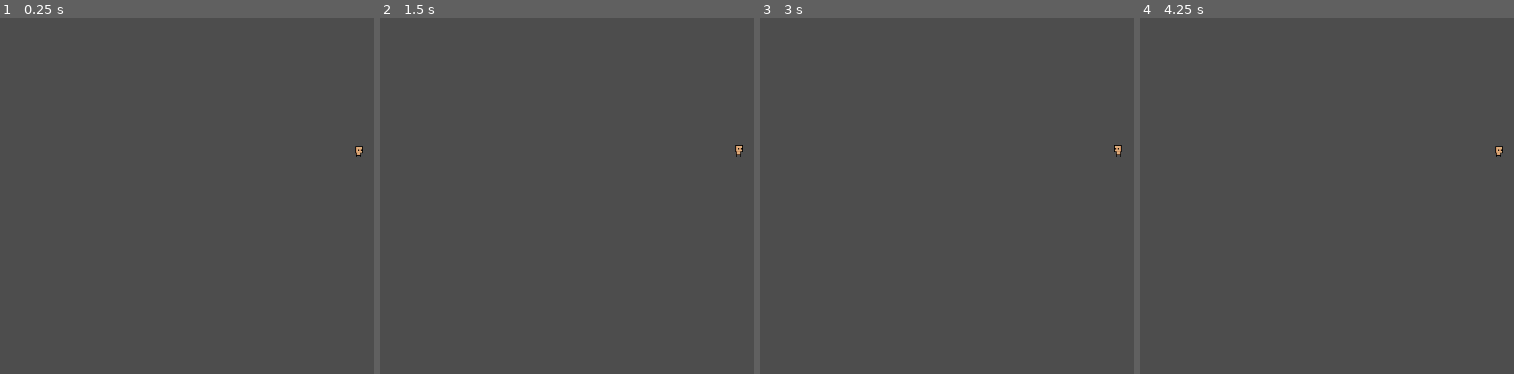
Above: before the commit, frames 1-4 (left to right).
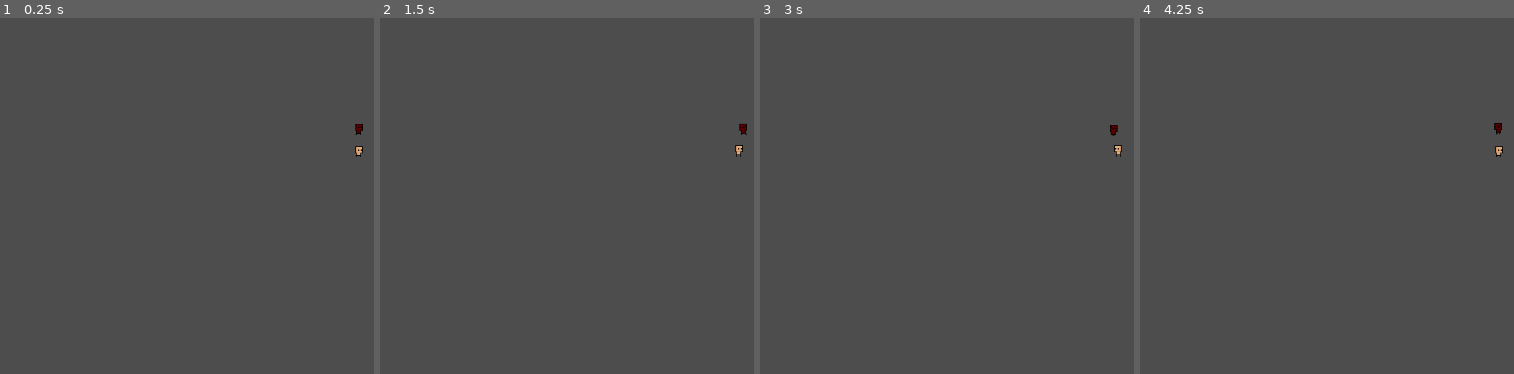
Above: after the commit, the same moments.

Repository: Uhboer/deffusion
Game: Godot game, scene res://scenes/world.tscn
Two runs of this game, one before a commit and one after it. Both use one fixed random seed, a clock stepped at 60 frames per second and the inputs below. The engine's default icon, where the game draws it, is replaced by a stand-in: a white triangle on a blue panel in a dark square.
Inputs (mouse positions are in pixels of both pictures, inside the frame that each line leads up to):
- Up to frame 1 (0.25 s): no input
- Up to frame 2 (1.5 s): tap Enter at 0.5 s; move the mouse to (outside the picture) at 0.52 s; tap A (A) at 0.6 s; tap D (D) at 0.8, 1.35 s; tap Space at 1.25 s; move the mouse to (578, 171) at 1.27 s
- Up to frame 3 (3 s): tap S (S) at 1.55, 2.1 s; tap Enter at 2 s; move the mouse to (outside the picture) at 2.02 s; tap A (A) at 2.3, 2.85 s; tap Space at 2.75 s; move the mouse to (1077, 238) at 2.77 s
- Up to frame 4 (4.25 s): tap D (D) at 3.05, 3.6 s; tap Enter at 3.5 s; move the mouse to (outside the picture) at 3.52 s; tap S (S) at 3.8 s

The runs differ from the first frame. In frame 1, less than 0.1% of the frame differs, in the area x 94-98%, y 29-33%; in frame 2, less than 0.1%; in frame 3, less than 0.1%; in frame 4, less than 0.1%.

Commit message:
zombie fix

Diff:
--- a/project.godot
+++ b/project.godot
@@ -44,7 +44,7 @@
 }
 shoot={
 "deadzone": 0.5,
-"events": [Object(InputEventMouseButton,"resource_local_to_scene":false,"resource_name":"","device":-1,"window_id":0,"alt_pressed":false,"shif …(230 unchanged characters)…
+"events": [Object(InputEventMouseButton,"resource_local_to_scene":false,"resource_name":"","device":0,"window_id":0,"alt_pressed":false,"shif …(230 unchanged characters)…
 ]
 }
 
--- a/scenes/Mobs/character_body_2d.gd
+++ /dev/null
@@ -1,24 +0,0 @@
-extends CharacterBody2D
-@onready var anim = $AnimatedSprite2D
-
-const SPEED = 200.0
-var player = null
-
-func _physics_process(delta) -> void:
-	if not player: return
-	var direction = (player.transform.origin - self.transform.origin).normalized()
-	velocity = direction * SPEED
-	anim.play("move")
-	move_and_slide()
-
-func _on_detection_area_body_entered(body: Node2D) -> void:
-	# TODO: check if body is player
-	if true:
-		player = body
-
-
-
-func _on_detection_area_body_exited(body: Node2D) -> void:
-	if true:
-		player = null
-		anim.play("idle")
--- a/scenes/Mobs/mobs.tscn
+++ /dev/null
@@ -1,131 +0,0 @@
-[gd_scene load_steps=17 format=3 uid="uid://cd78mdk0ll67h"]
-
-[ext_resource type="Texture2D" uid="uid://c6g07yca5gwy7" path="res://sprites/Player/Zombie.png" id="1_2lud0"]
-[ext_resource type="Script" path="res://scenes/Mobs/character_body_2d.gd" id="1_rydlf"]
-
-[sub_resource type="RectangleShape2D" id="RectangleShape2D_jepgl"]
-size = Vector2(9, 14)
-
-[sub_resource type="AtlasTexture" id="AtlasTexture_0f83g"]
-atlas = ExtResource("1_2lud0")
-region = Rect2(0, 0, 32, 32)
-
-[sub_resource type="AtlasTexture" id="AtlasTexture_8645n"]
-atlas = ExtResource("1_2lud0")
-region = Rect2(32, 0, 32, 32)
-
-[sub_resource type="AtlasTexture" id="AtlasTexture_kk6d5"]
-atlas = ExtResource("1_2lud0")
-region = Rect2(64, 0, 32, 32)
-
-[sub_resource type="AtlasTexture" id="AtlasTexture_ly8lb"]
-atlas = ExtResource("1_2lud0")
-region = Rect2(96, 0, 32, 32)
-
-[sub_resource type="AtlasTexture" id="AtlasTexture_ak45a"]
-atlas = ExtResource("1_2lud0")
-region = Rect2(128, 0, 32, 32)
-
-[sub_resource type="AtlasTexture" id="AtlasTexture_eqavg"]
-atlas = ExtResource("1_2lud0")
-region = Rect2(160, 0, 32, 32)
-
-[sub_resource type="AtlasTexture" id="AtlasTexture_ajy51"]
-atlas = ExtResource("1_2lud0")
-region = Rect2(192, 0, 32, 32)
-
-[sub_resource type="AtlasTexture" id="AtlasTexture_fu4kh"]
-atlas = ExtResource("1_2lud0")
-region = Rect2(224, 0, 32, 32)
-
-[sub_resource type="AtlasTexture" id="AtlasTexture_87jxq"]
-atlas = ExtResource("1_2lud0")
-region = Rect2(256, 0, 32, 32)
-
-[sub_resource type="AtlasTexture" id="AtlasTexture_50tfr"]
-atlas = ExtResource("1_2lud0")
-region = Rect2(288, 0, 32, 32)
-
-[sub_resource type="SpriteFrames" id="SpriteFrames_8j3gq"]
-animations = [{
-"frames": [{
-"duration": 1.0,
-"texture": SubResource("AtlasTexture_0f83g")
-}, {
-"duration": 1.0,
-"texture": SubResource("AtlasTexture_8645n")
-}, {
-"duration": 1.0,
-"texture": SubResource("AtlasTexture_kk6d5")
-}, {
-"duration": 1.0,
-"texture": SubResource("AtlasTexture_ly8lb")
-}],
-"loop": true,
-"name": &"idle",
-"speed": 5.0
-}, {
-"frames": [{
-"duration": 1.0,
-"texture": SubResource("AtlasTexture_ak45a")
-}, {
-"duration": 1.0,
-"texture": SubResource("AtlasTexture_eqavg")
-}, {
-"duration": 1.0,
-"texture": SubResource("AtlasTexture_ajy51")
-}, {
-"duration": 1.0,
-"texture": SubResource("AtlasTexture_fu4kh")
-}, {
-"duration": 1.0,
-"texture": SubResource("AtlasTexture_87jxq")
-}, {
-"duration": 1.0,
-"texture": SubResource("AtlasTexture_50tfr")
-}],
-"loop": true,
-"name": &"move",
-"speed": 5.0
-}]
-
-[sub_resource type="RectangleShape2D" id="RectangleShape2D_o0dgv"]
-size = Vector2(9, 14)
-
-[sub_resource type="CircleShape2D" id="CircleShape2D_8sv7o"]
-radius = 509.0
-
-[node name="Mobs" type="Area2D"]
-
-[node name="zombie" type="Node2D" parent="."]
-
-[node name="zombie" type="CharacterBody2D" parent="zombie"]
-script = ExtResource("1_rydlf")
-
-[node name="CollisionShape2D" type="CollisionShape2D" parent="zombie/zombie"]
-position = Vector2(0.5, 1)
-shape = SubResource("RectangleShape2D_jepgl")
-
-[node name="AnimatedSprite2D" type="AnimatedSprite2D" parent="zombie/zombie"]
-position = Vector2(0, -1.0625)
-scale = Vector2(0.75, 0.753906)
-sprite_frames = SubResource("SpriteFrames_8j3gq")
-animation = &"move"
-autoplay = "idle"
-frame_progress = 0.416248
-speed_scale = 1.5
-
-[node name="CollisionShape2D" type="CollisionShape2D" parent="."]
-position = Vector2(0.5, 1)
-shape = SubResource("RectangleShape2D_o0dgv")
-one_way_collision_margin = 0.0
-
-[node name="detectionArea" type="Area2D" parent="."]
-disable_mode = 2
-
-[node name="CollisionShape2D" type="CollisionShape2D" parent="detectionArea"]
-shape = SubResource("CircleShape2D_8sv7o")
-
-[connection signal="body_entered" from="." to="zombie/zombie" method="_on_mobs_body_entered"]
-[connection signal="body_entered" from="detectionArea" to="zombie/zombie" method="_on_detection_area_body_entered"]
-[connection signal="body_exited" from="detectionArea" to="zombie/zombie" method="_on_detection_area_body_exited"]
--- /dev/null
+++ b/scenes/Mobs/zombie/zombie.gd
@@ -0,0 +1,27 @@
+extends CharacterBody2D
+
+@onready var anim = $AnimatedSprite2D
+const SPEED = 200.0
+var chase = false
+
+
+func _physics_process(delta: float) -> void:
+	var player = $"../player"
+	var direction = (player.position - self.position).normalized()
+
+	if direction.x < 0:
+		anim.flip_h = true
+	else:
+		anim.flip_h = false
+
+	if chase == true:
+		anim.play("Run")
+		velocity = direction * SPEED
+
+	move_and_slide()
+
+
+
+func _on_detect_zone_body_entered(body: Node2D) -> void:
+	if body.name == "player":
+		chase = true
--- /dev/null
+++ b/scenes/Mobs/zombie/zombie.tscn
@@ -0,0 +1,111 @@
+[gd_scene load_steps=16 format=3 uid="uid://by7vcldpp7kdp"]
+
+[ext_resource type="Script" path="res://scenes/Mobs/zombie/zombie.gd" id="1_30j87"]
+[ext_resource type="Texture2D" uid="uid://c6g07yca5gwy7" path="res://sprites/Player/Zombie.png" id="2_gd7f3"]
+
+[sub_resource type="RectangleShape2D" id="RectangleShape2D_gvsrv"]
+
+[sub_resource type="AtlasTexture" id="AtlasTexture_fuc16"]
+atlas = ExtResource("2_gd7f3")
+region = Rect2(0, 0, 32, 32)
+
+[sub_resource type="AtlasTexture" id="AtlasTexture_n8rii"]
+atlas = ExtResource("2_gd7f3")
+region = Rect2(32, 0, 32, 32)
+
+[sub_resource type="AtlasTexture" id="AtlasTexture_c6urg"]
+atlas = ExtResource("2_gd7f3")
+region = Rect2(64, 0, 32, 32)
+
+[sub_resource type="AtlasTexture" id="AtlasTexture_7reul"]
+atlas = ExtResource("2_gd7f3")
+region = Rect2(96, 0, 32, 32)
+
+[sub_resource type="AtlasTexture" id="AtlasTexture_hcheu"]
+atlas = ExtResource("2_gd7f3")
+region = Rect2(128, 0, 32, 32)
+
+[sub_resource type="AtlasTexture" id="AtlasTexture_pxydk"]
+atlas = ExtResource("2_gd7f3")
+region = Rect2(160, 0, 32, 32)
+
+[sub_resource type="AtlasTexture" id="AtlasTexture_kpxed"]
+atlas = ExtResource("2_gd7f3")
+region = Rect2(192, 0, 32, 32)
+
+[sub_resource type="AtlasTexture" id="AtlasTexture_s1nn5"]
+atlas = ExtResource("2_gd7f3")
+region = Rect2(224, 0, 32, 32)
+
+[sub_resource type="AtlasTexture" id="AtlasTexture_05uwq"]
+atlas = ExtResource("2_gd7f3")
+region = Rect2(256, 0, 32, 32)
+
+[sub_resource type="AtlasTexture" id="AtlasTexture_gu1it"]
+atlas = ExtResource("2_gd7f3")
+region = Rect2(288, 0, 32, 32)
+
+[sub_resource type="SpriteFrames" id="SpriteFrames_q1s3s"]
+animations = [{
+"frames": [{
+"duration": 1.0,
+"texture": SubResource("AtlasTexture_fuc16")
+}, {
+"duration": 1.0,
+"texture": SubResource("AtlasTexture_n8rii")
+}, {
+"duration": 1.0,
+"texture": SubResource("AtlasTexture_c6urg")
+}, {
+"duration": 1.0,
+"texture": SubResource("AtlasTexture_7reul")
+}],
+"loop": true,
+"name": &"Idle",
+"speed": 5.0
+}, {
+"frames": [{
+"duration": 1.0,
+"texture": SubResource("AtlasTexture_hcheu")
+}, {
+"duration": 1.0,
+"texture": SubResource("AtlasTexture_pxydk")
+}, {
+"duration": 1.0,
+"texture": SubResource("AtlasTexture_kpxed")
+}, {
+"duration": 1.0,
+"texture": SubResource("AtlasTexture_s1nn5")
+}, {
+"duration": 1.0,
+"texture": SubResource("AtlasTexture_05uwq")
+}, {
+"duration": 1.0,
+"texture": SubResource("AtlasTexture_gu1it")
+}],
+"loop": true,
+"name": &"Run",
+"speed": 5.0
+}]
+
+[sub_resource type="CircleShape2D" id="CircleShape2D_kvxg0"]
+radius = 78.59
+
+[node name="zombie" type="CharacterBody2D"]
+script = ExtResource("1_30j87")
+
+[node name="CollisionShape2D" type="CollisionShape2D" parent="."]
+shape = SubResource("RectangleShape2D_gvsrv")
+
+[node name="AnimatedSprite2D" type="AnimatedSprite2D" parent="."]
+scale = Vector2(0.5, 0.5)
+sprite_frames = SubResource("SpriteFrames_q1s3s")
+animation = &"Run"
+autoplay = "Idle"
+
+[node name="detectZone" type="Area2D" parent="."]
+
+[node name="CollisionShape2D" type="CollisionShape2D" parent="detectZone"]
+shape = SubResource("CircleShape2D_kvxg0")
+
+[connection signal="body_entered" from="detectZone" to="." method="_on_detect_zone_body_entered"]
--- a/scenes/world.tscn
+++ b/scenes/world.tscn
@@ -1,8 +1,14 @@
-[gd_scene load_steps=3 format=3 uid="uid://0r76ngbqb2rc"]
+[gd_scene load_steps=4 format=3 uid="uid://0r76ngbqb2rc"]
 
 [ext_resource type="PackedScene" uid="uid://dla1hwv3c2ir2" path="res://scenes/character_body_2d.tscn" id="1_wwfsk"]
+[ext_resource type="PackedScene" uid="uid://dqrmekoo4aiu4" path="res://scenes/marker_2d.tscn" id="2_bugev"]
+[ext_resource type="PackedScene" uid="uid://by7vcldpp7kdp" path="res://scenes/Mobs/zombie/zombie.tscn" id="3_noya1"]
 
 [node name="world" type="Node2D"]
 
-[node name="CharacterBody2D" parent="." instance=ExtResource("1_wwfsk")]
+[node name="Marker2D" parent="." instance=ExtResource("2_bugev")]
+
+[node name="player" parent="." instance=ExtResource("1_wwfsk")]
 position = Vector2(0, 8)
+
+[node name="zombie" parent="." instance=ExtResource("3_noya1")]
Not shown: 1 places in scenes/character_body_2d.tscn that only renumber resources
Not shown: 1 places in scenes/marker_2d.tscn that only renumber resources
